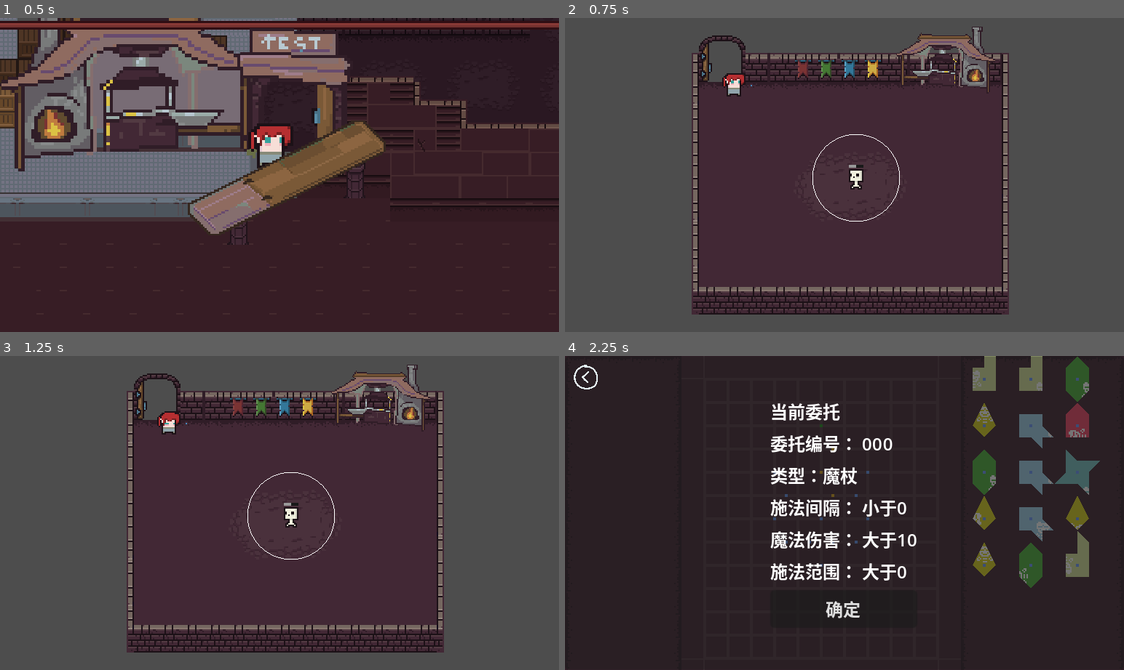
Above: before the commit, frames 1-4 (two rows, left to right).
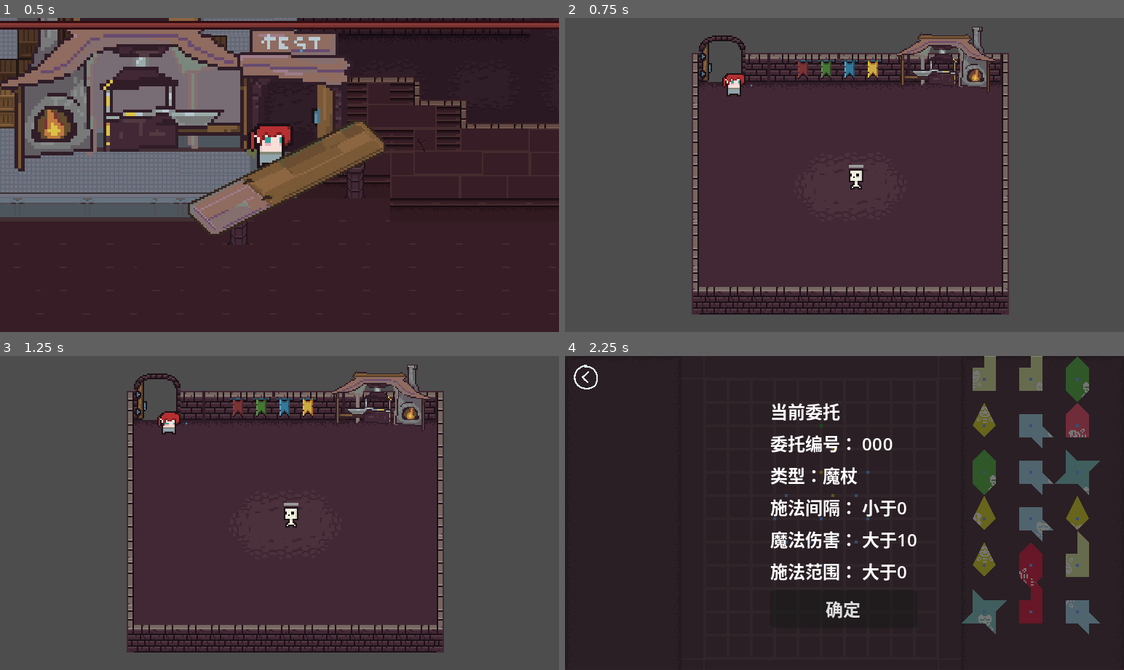
Above: after the commit, the same moments.

Repository: roam1n/forge
Game: Godot game, scene res://Scenes/storeFront/storeFront.tscn
Same seed, same stepped clock (60 frames per second), same inputs: the game is played once before the commit and once after it. The engine's default icon, where the game draws it, is replaced by a stand-in: a white triangle on a blue panel in a dark square.
Inputs (mouse positions are in pixels of both pictures, inside the frame that each line leads up to):
- Up to frame 1 (0.5 s): no input
- Up to frame 2 (0.75 s): click (861, 90) at 0.5 s
- Up to frame 3 (1.25 s): no input
- Up to frame 4 (2.25 s): click (727, 399) at 1.25 s; click (699, 425) at 2 s

Frame 1 is identical in both runs. In frame 2, 0.1% of the frame differs, in the area x 44-60%, y 37-65%; in frame 3, 0.1%; in frame 4, 1.7%, in the area x 70-96%, y 59-89%.

Commit message:
fix:临时调整测试房中的current_request

Diff:
--- a/scripts/TestRoom/test_room.gd
+++ b/scripts/TestRoom/test_room.gd
@@ -5,7 +5,7 @@
 
 func _ready() -> void:
 	#### Following to be set from Store Front ####
-	var request_resource_path = "res://dataTables/request/request_00"+str(3)+".tres"  #randi_range(0,3)
+	var request_resource_path = "res://dataTables/request/request_00"+str(0)+".tres"  #randi_range(0,3) #uli:我先暂时改为000
 	Global.current_request = load(request_resource_path)
 	##############################################
 
